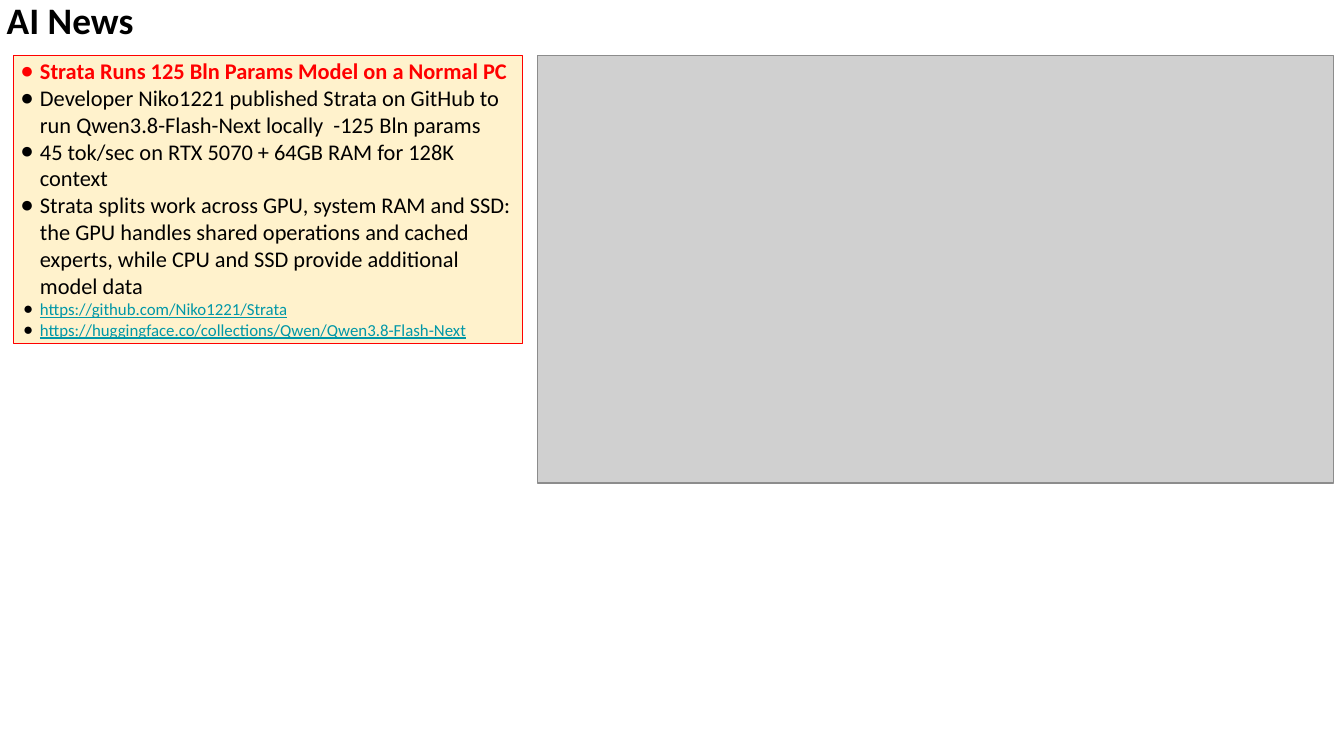
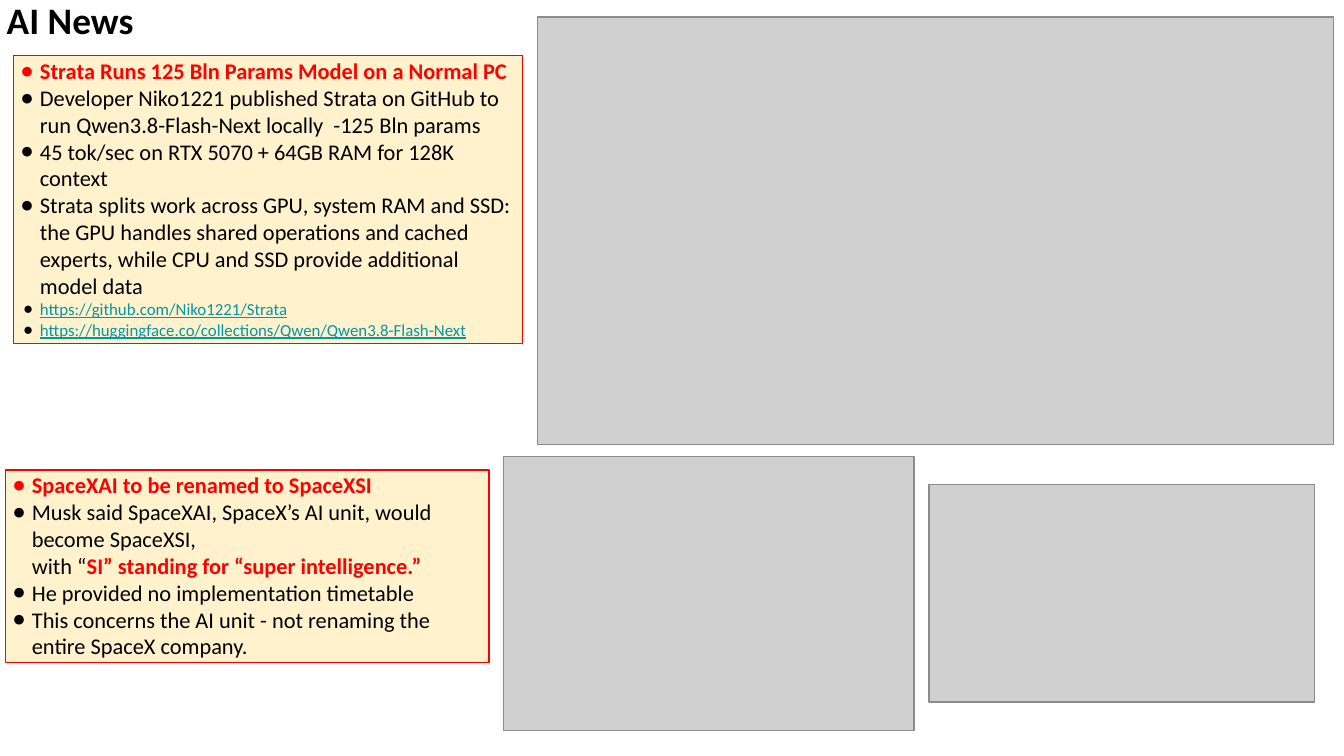
Before and after one commit to lselector/seminar, a slide deck: slide 12 of 2026/2026-10-09-AI-News.pptx (slide 9 before the commit). Drawn at 1344x756 pixels with LibreOffice and Linux fonts; fonts in the diff are those of the drawing; grey boxes stand for pictures. Boxes give left, top, right and bottom in pixels: in the first picture for what was removed or moved away, otherwise in the second. Text is boxed around its words. In the diff, an @@ line names an element or a change of style, - is before the commit and + after.

```diff
--- a/2026/2026-10-09-AI-News.pptx
+++ b/2026/2026-10-09-AI-News.pptx
@@ picture: place and size @@
-picture at <box>538,56,1333,484</box>
+picture at <box>538,17,1333,445</box>
@@ rectangle added at <box>5,470,489,663</box>, fill #FFF2CC, outline #FF0000 0.75 pt, 12 pt, text #000000 @@
+● SpaceXAI to be renamed to SpaceXSI
+● Musk said SpaceXAI, SpaceX’s AI unit, would become SpaceXSI,
+  with “SI” standing for “super intelligence.”
+● He provided no implementation timetable
+● This concerns the AI unit - not renaming the entire SpaceX company.
@@ picture added at <box>504,457,915,731</box> @@
@@ picture added at <box>929,485,1314,703</box> @@
```
Also in this commit, not shown: 5 other slides changed, 8 slides added.
